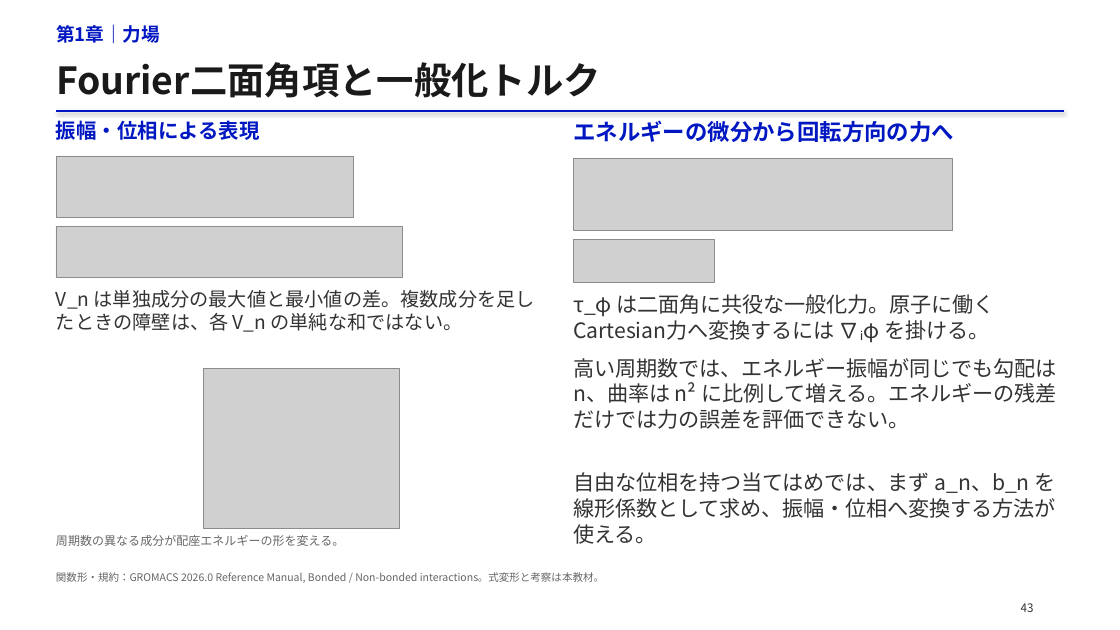
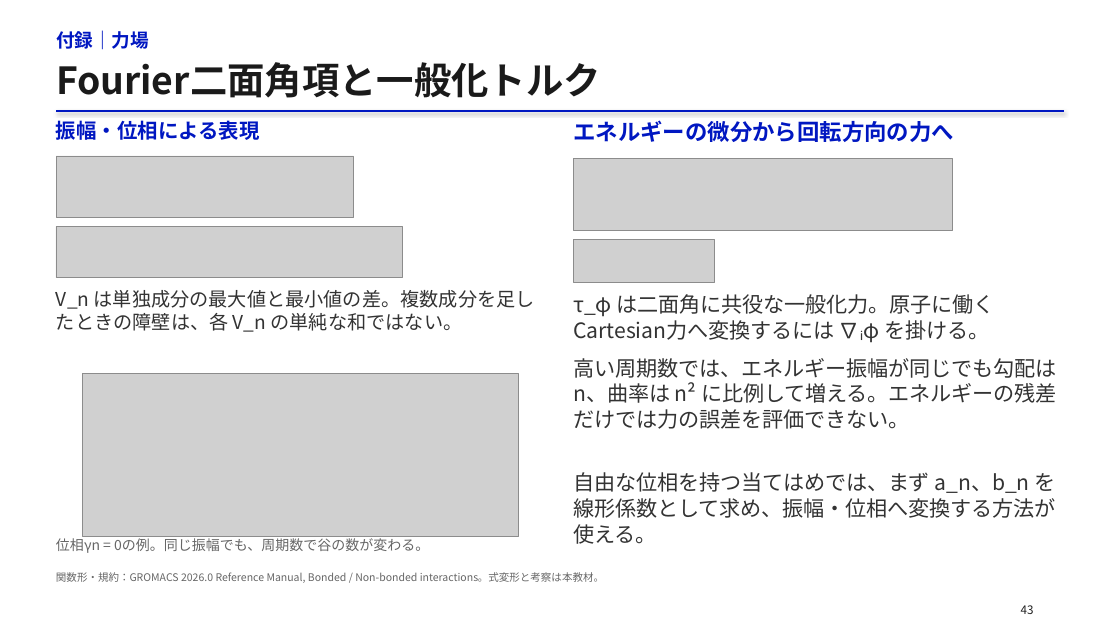
Before and after one commit to matsunagalab/lecture_bioinfo, a slide deck: slide 43 of 09_分子の相互作用と構造の安定性/09_分子の相互作用と構造の安定性.pptx. Drawn at 1120x630 pixels with LibreOffice and Linux fonts; fonts in the diff are those of the drawing; grey boxes stand for pictures. Boxes give left, top, right and bottom in pixels: in the first picture for what was removed or moved away, otherwise in the second. Text is boxed around its words. In the diff, an @@ line names an element or a change of style, - is before the commit and + after.

```diff
--- a/09_分子の相互作用と構造の安定性/09_分子の相互作用と構造の安定性.pptx
+++ b/09_分子の相互作用と構造の安定性/09_分子の相互作用と構造の安定性.pptx
@@ text at (x1=56, y1=30, x2=149, y2=50): text changed @@
-第1章｜力場
+付録｜力場
@@ picture added at (x1=83, y1=374, x2=519, y2=537) @@
@@ picture removed at (x1=203, y1=369, x2=399, y2=528) @@
@@ text at (x1=56, y1=536, x2=429, y2=553): text changed; size 10.3 to 12 pt @@
-周期数の異なる成分が配座エネルギーの形を変える。
+位相γn = 0の例。同じ振幅でも、周期数で谷の数が変わる。
@@ text "43" at (x1=1021, y1=605, x2=1034, y2=614): text colour #333333 to #202020 @@
```
Also in this commit, not shown: 51 other slides changed, 2 slides added, 2 slides removed, 2 other files.
